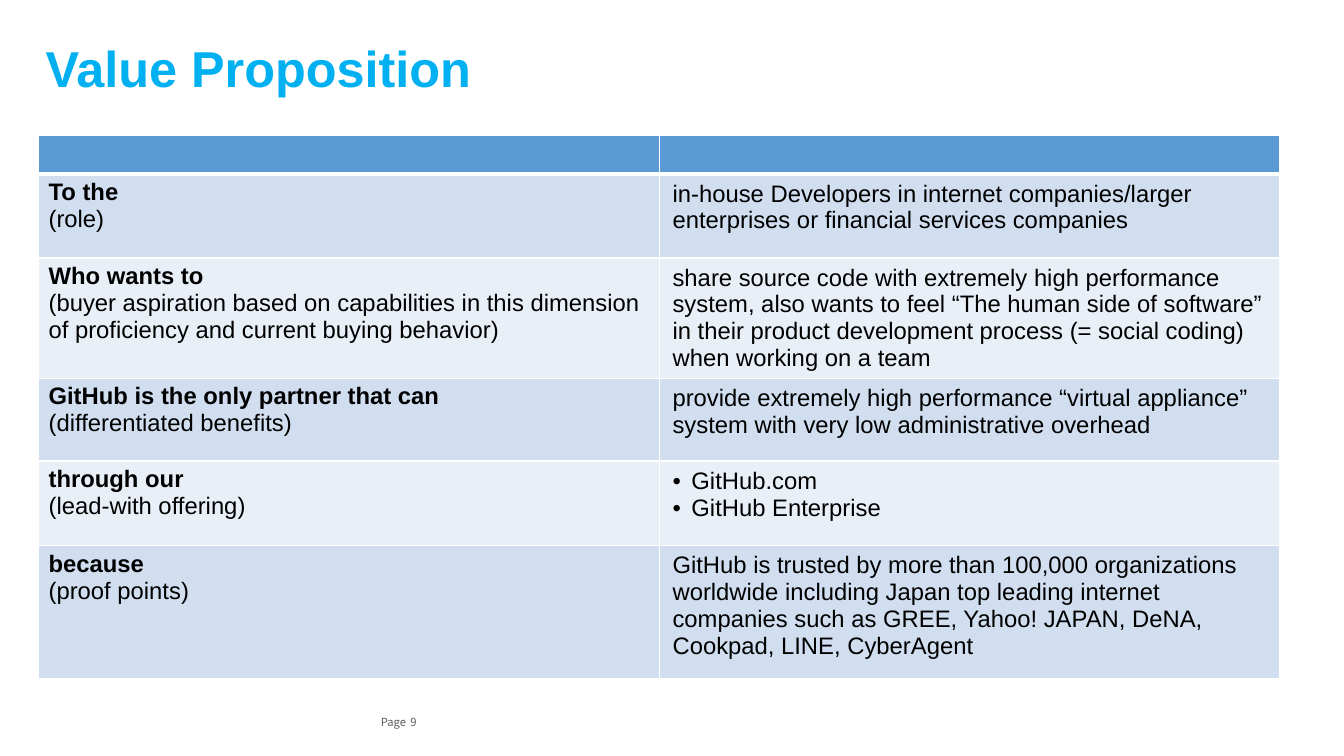
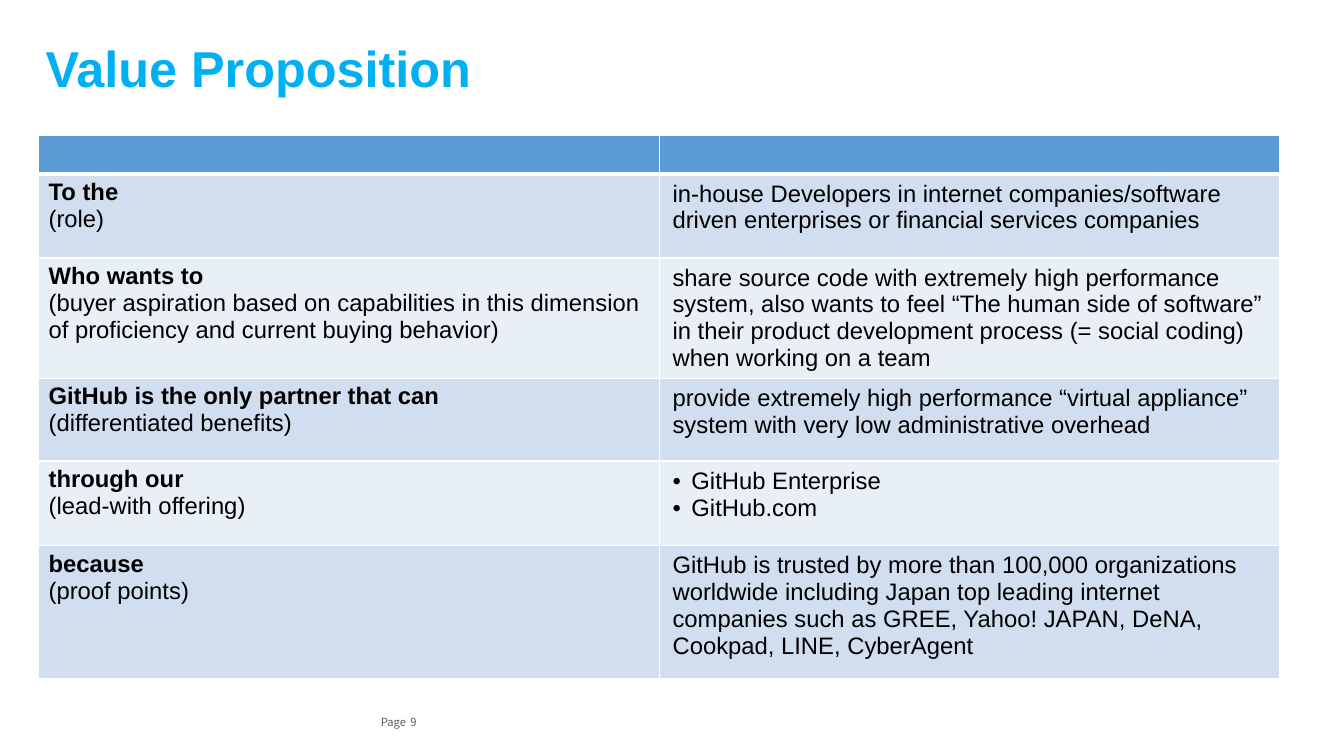
Before and after one commit to souebina/GitHub-Japan-Marketing-Plan, a slide deck: slide 9 of GitHub Japan Marketing Strategy.pptx. Drawn at 1344x756 pixels with LibreOffice and Linux fonts; fonts in the diff are those of the drawing. Boxes give left, top, right and bottom in pixels: in the first picture for what was removed or moved away, otherwise in the second. Text is boxed around its words. In the diff, an @@ line names an element or a change of style, - is before the commit and + after.

Commit message:
0312_3

```diff
--- a/GitHub Japan Marketing Strategy.pptx
+++ b/GitHub Japan Marketing Strategy.pptx
@@ table at (x1=38, y1=135, x2=1280, y2=688) @@
-row 2, column 2: in-house Developers in internet companies/larger enterprises or financial services companies
+row 2, column 2: in-house Developers in internet companies/software driven enterprises or financial services companies
-row 5, column 2: GitHub.com / GitHub Enterprise
+row 5, column 2: GitHub Enterprise / GitHub.com
```
Also in this commit, not shown: 1 other slide changed.
